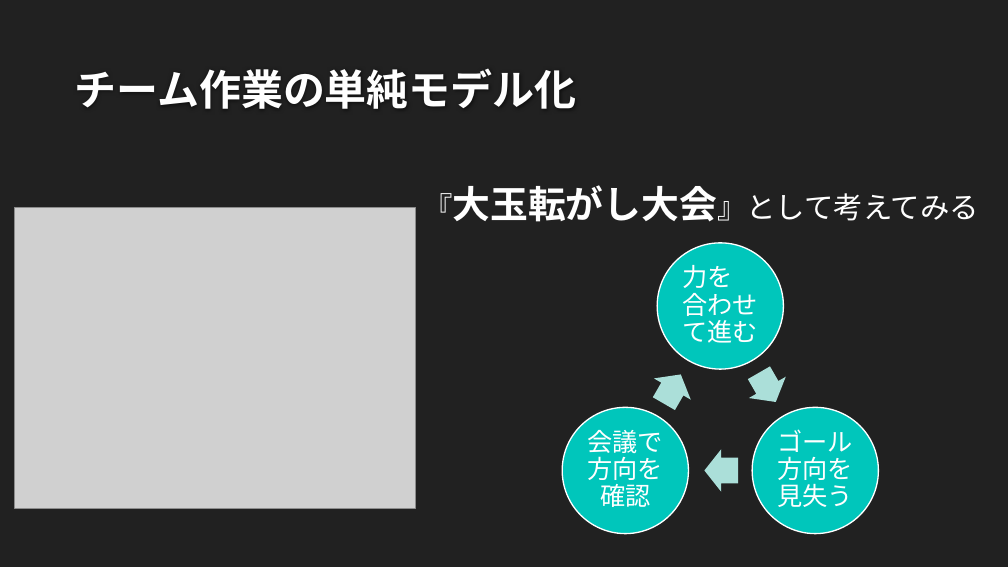
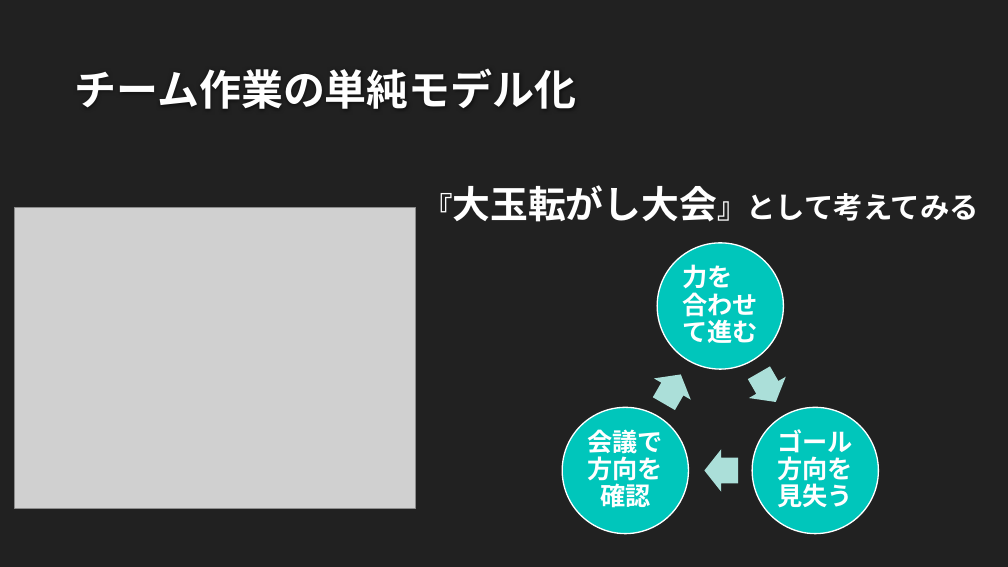
Before and after one commit to AstroMev/TeamSimulation, a slide deck: slide 3 of TeamProgressSimulation.pptx. Drawn at 1008x567 pixels with LibreOffice and Linux fonts; fonts in the diff are those of the drawing; grey boxes stand for pictures; background and template pictures are left out. Boxes give left, top, right and bottom in pixels: in the first picture for what was removed or moved away, otherwise in the second. Text is boxed around its words. In the diff, an @@ line names an element or a change of style, - is before the commit and + after.

```diff
--- a/TeamProgressSimulation.pptx
+++ b/TeamProgressSimulation.pptx
@@ text "『大玉転がし大会』として考えてみる" at [423,185,979,222]: font League Spartan to Noto Sans CJK JP; bold on in "『大玉転がし大会』として考えてみる" @@
@@ font League Spartan to Noto Sans CJK JP, bold on in 3 elements at [682,264,758,343], [777,429,853,508], [588,429,664,513] @@
```
Also in this commit, not shown: 2 other slides changed, 1 slide added.
